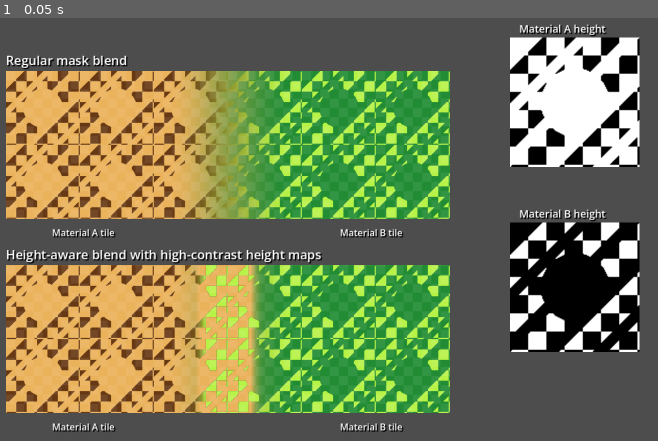
Above: before the commit, frame 1.
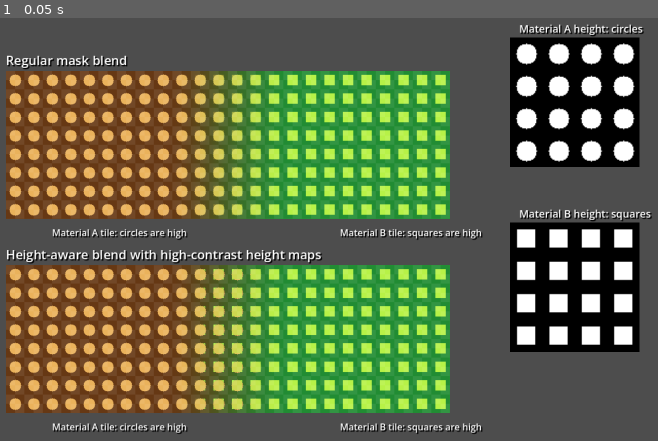
Above: after the commit, the same moment.

Repository: adunato/town-sim-godot
Game: Godot game, scene res://scenes/debug/height_blend_demo.tscn
The game is run twice, just before and just after one commit, with the same random seed, the same clock (stepped at 60 frames per second) and the same inputs. This scene is started directly instead of the project's main scene.
Inputs:
- Up to frame 1 (0.05 s): no input

The runs differ from the first frame. In frame 1, 37% of the frame differs, in the area x 0-100%, y 1-99%.

Commit message:
chore: clarify height blend demo shapes

Diff:
--- a/scripts/debug/height_blend_demo.gd
+++ b/scripts/debug/height_blend_demo.gd
@@ -22,8 +22,8 @@
 		HEIGHT_BLEND_INFLUENCE,
 		HEIGHT_BLEND_CONTRAST
 	)
-	_create_height_preview("Material A height", Vector2(1080.0, 150.0), true)
-	_create_height_preview("Material B height", Vector2(1080.0, 470.0), false)
+	_create_height_preview("Material A height: circles", Vector2(1080.0, 150.0), true)
+	_create_height_preview("Material B height: squares", Vector2(1080.0, 470.0), false)
 
 
 func _create_camera() -> void:
@@ -114,20 +114,20 @@
 
 
 func _height_pattern(pixel: Vector2i, is_material_a: bool) -> float:
-	var checker := ((pixel.x / 18 + pixel.y / 18) % 2) == 0
-	var diagonal := absf(float((pixel.x + pixel.y) % 48) - 24.0) < 8.0
-	var circle_center := Vector2(64.0, 64.0)
-	var circle := Vector2(pixel).distance_to(circle_center) < 34.0
-	var high := checker or diagonal or circle
-	if not is_material_a:
-		high = not high
-	return 1.0 if high else 0.0
+	var tile_origin := Vector2i((pixel.x / 32) * 32, (pixel.y / 32) * 32)
+	var local_position := pixel - tile_origin
+	if is_material_a:
+		var circle_center := Vector2(16.0, 16.0)
+		return 1.0 if Vector2(local_position).distance_to(circle_center) <= 10.0 else 0.0
+
+	var is_square := local_position.x >= 7 and local_position.x <= 24 and local_position.y >= 7 and local_position.y <= 24
+	return 1.0 if is_square else 0.0
 
 
 func _create_height_preview(label_text: String, position: Vector2, is_material_a: bool) -> void:
 	_create_label(label_text, position + Vector2(-96.0, -140.0), 18)
 	var preview := Sprite2D.new()
-	preview.name = label_text.replace(" ", "")
+	preview.name = label_text.replace(" ", "").replace(":", "")
 	preview.position = position
 	preview.texture = _build_height_texture(is_material_a)
 	preview.scale = Vector2(1.75, 1.75)
@@ -137,8 +137,8 @@
 func _create_tile_boundary_marks(position: Vector2) -> void:
 	var left_label_position := position + Vector2(80.0, SURFACE_SIZE.y + 12.0)
 	var right_label_position := position + Vector2(SURFACE_SIZE.x - 190.0, SURFACE_SIZE.y + 12.0)
-	_create_label("Material A tile", left_label_position, 16)
-	_create_label("Material B tile", right_label_position, 16)
+	_create_label("Material A tile: circles are high", left_label_position, 16)
+	_create_label("Material B tile: squares are high", right_label_position, 16)
 
 
 func _create_label(text: String, position: Vector2, font_size: int) -> void:
